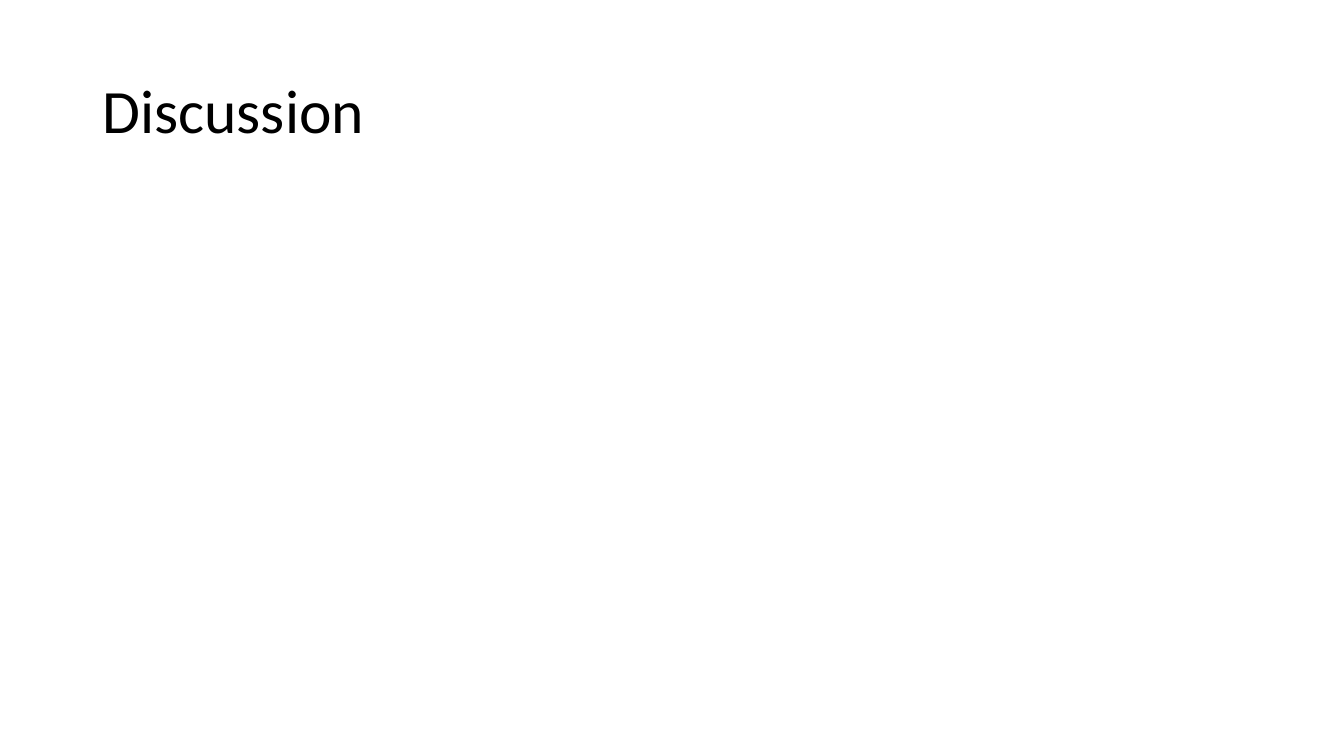
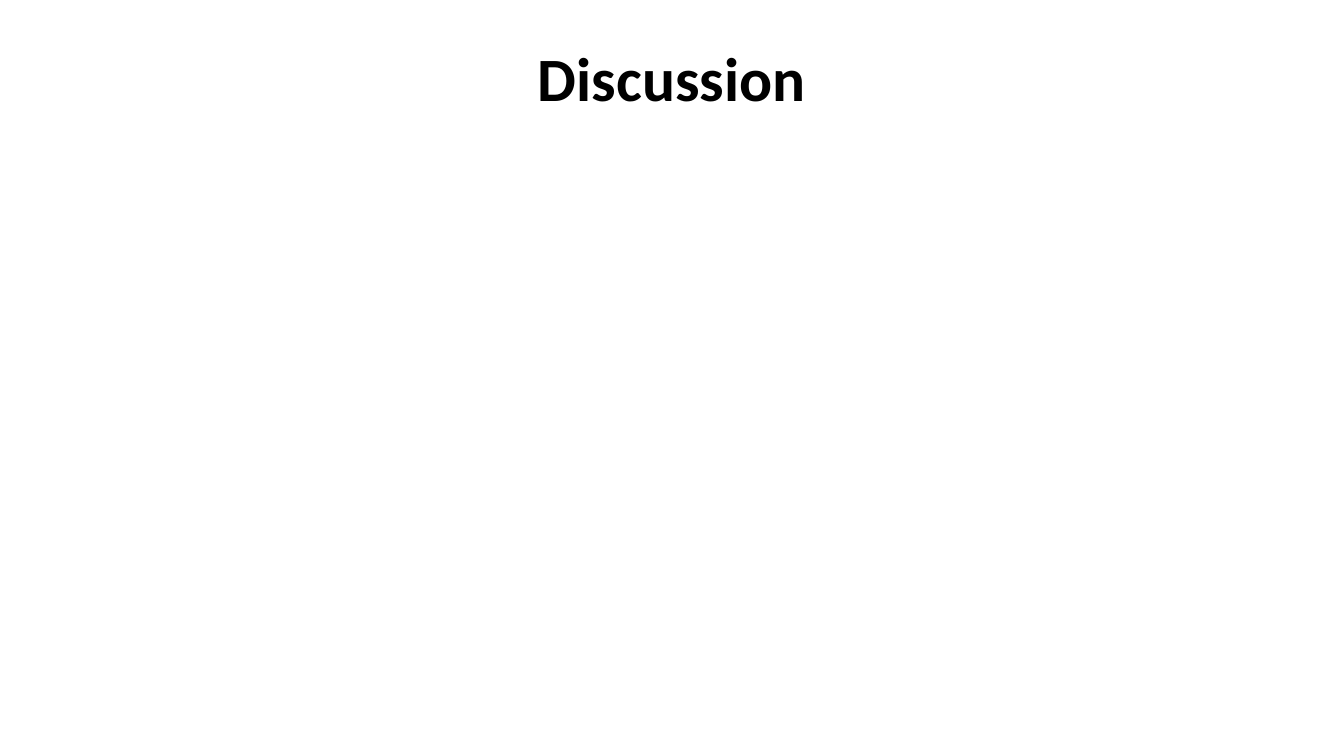
Before and after one commit to igarcia17/EHI_laterality, a slide deck: slide 12 of NorthSeaLateralityCongress_InesGarciaOrtiz.pptx (slide 13 before the commit). Drawn at 1344x756 pixels with LibreOffice and Linux fonts; fonts in the diff are those of the drawing. Boxes give left, top, right and bottom in pixels: in the first picture for what was removed or moved away, otherwise in the second. Text is boxed around its words. In the diff, an @@ line names an element or a change of style, - is before the commit and + after.

```diff
--- a/NorthSeaLateralityCongress_InesGarciaOrtiz.pptx
+++ b/NorthSeaLateralityCongress_InesGarciaOrtiz.pptx
@@ title "Discussion": place and size @@
-title "Discussion" at box(102, 90, 363, 134)
+title "Discussion" at box(538, 57, 805, 102)
@@ title "Discussion" at box(538, 57, 805, 102): bold on; alignment left to centre @@
```
Also in this commit, not shown: 1 other slide changed, 2 slides added, 3 slides removed, 2 other files.
